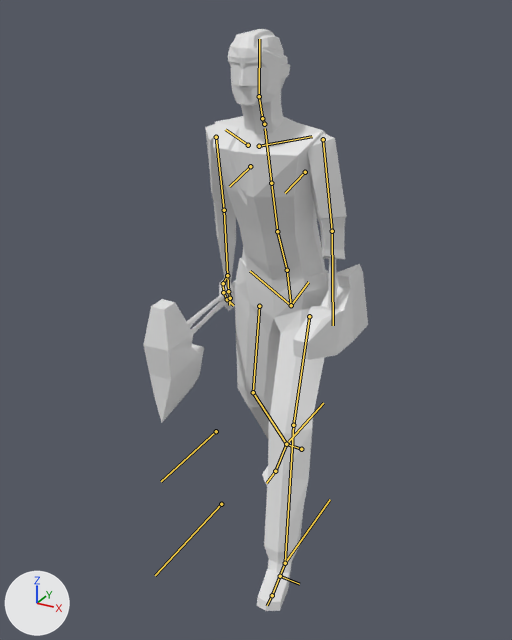
The Blender file salemstalker/Assets/3D/charatermodel/lumberjack.blend as it was, and as the next commit left it.
One viewpoint serves both versions: a 50 mm lens placed at (0.99, -1.939, 1.827), pointed at (-0.06, -0.03, 0.873). Lighting does not change. The marker at lower left points along +X, +Y and +Z. Both versions are drawn at frame 1 of the action 'metarigAction.001'; the numbers are the values there. The bones that bend it are drawn over the model as lines.

Objects in the first picture: 'Cube.002', 'Cube.003', 'Cube.007', 'arms', 'body', 'head'.
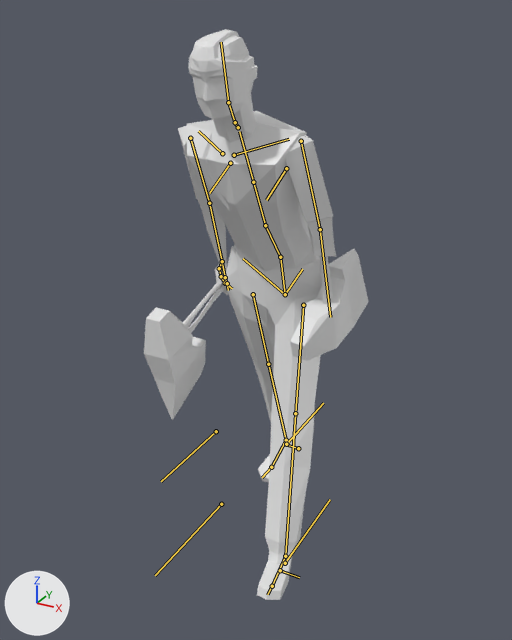
What differs and where, as boxes [x1, y1, x2, y2] in the pictures (512 x 640 px):
'body', posed (16% wider)
    before: [213, 116, 329, 611]
    after: [187, 111, 322, 600]
'arms', posed (11% wider, 10% shorter)
    before: [205, 124, 347, 311]
    after: [178, 126, 336, 295]
'head', posed
    before: [228, 29, 290, 135]
    after: [188, 29, 258, 143]
'Cube.002', posed
    before: [143, 280, 236, 423]
    after: [144, 280, 224, 420]
'Cube.003', posed (16% taller)
    before: [293, 264, 368, 360]
    after: [290, 249, 369, 361]
'Cube.007', posed
    before: [328, 258, 337, 309]
    after: [319, 256, 333, 304]
bone 'spine', root to tip
    before: (291, 305) to (287, 270)
    after: (285, 294) to (280, 257)
bone 'spine.001', root to tip
    before: (287, 270) to (277, 231)
    after: (280, 257) to (265, 225)

What the commit changed:
Bone 'spine' (bone_spine) moves from (0.002, -0.066, -0.029) to (0.0, 0.0, 0.0).
Bone 'spine.001' (bone_spine_001) turns from (16, 0, 0) to (29, 0, 0) degrees about its own x, y and z.
